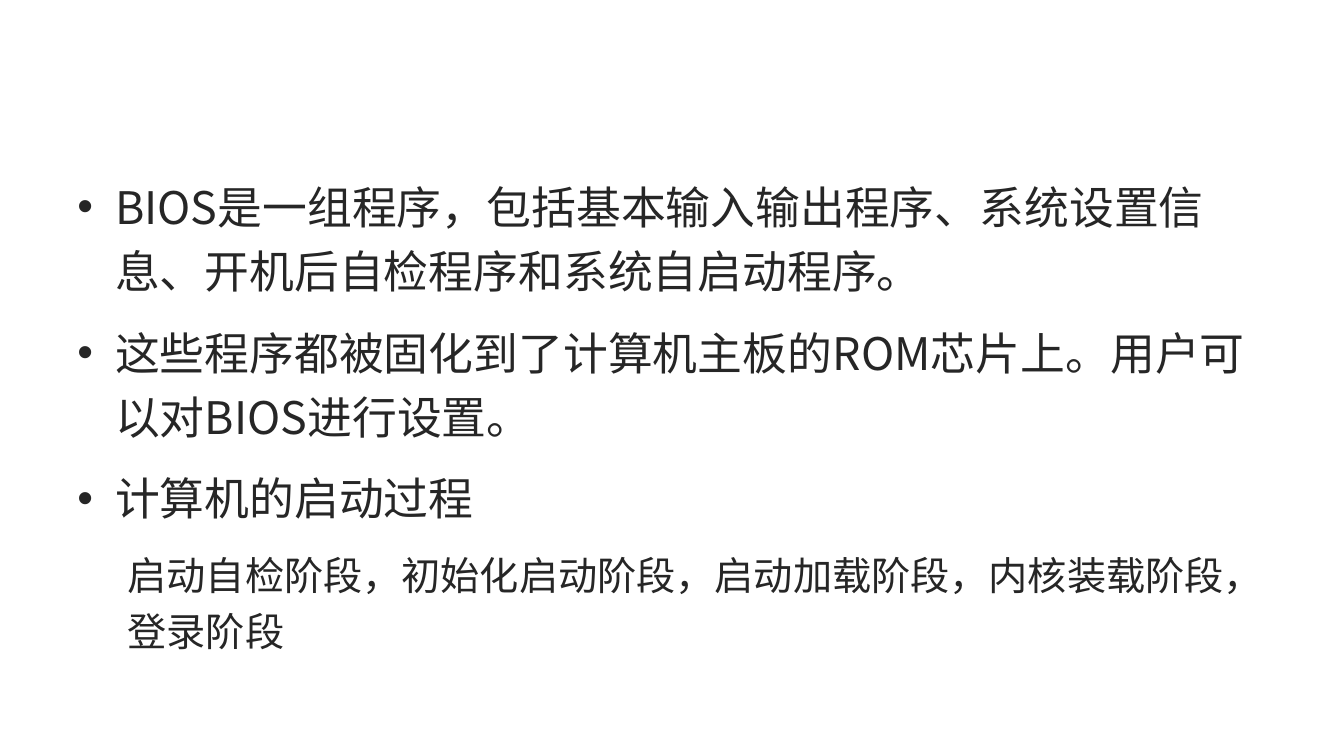
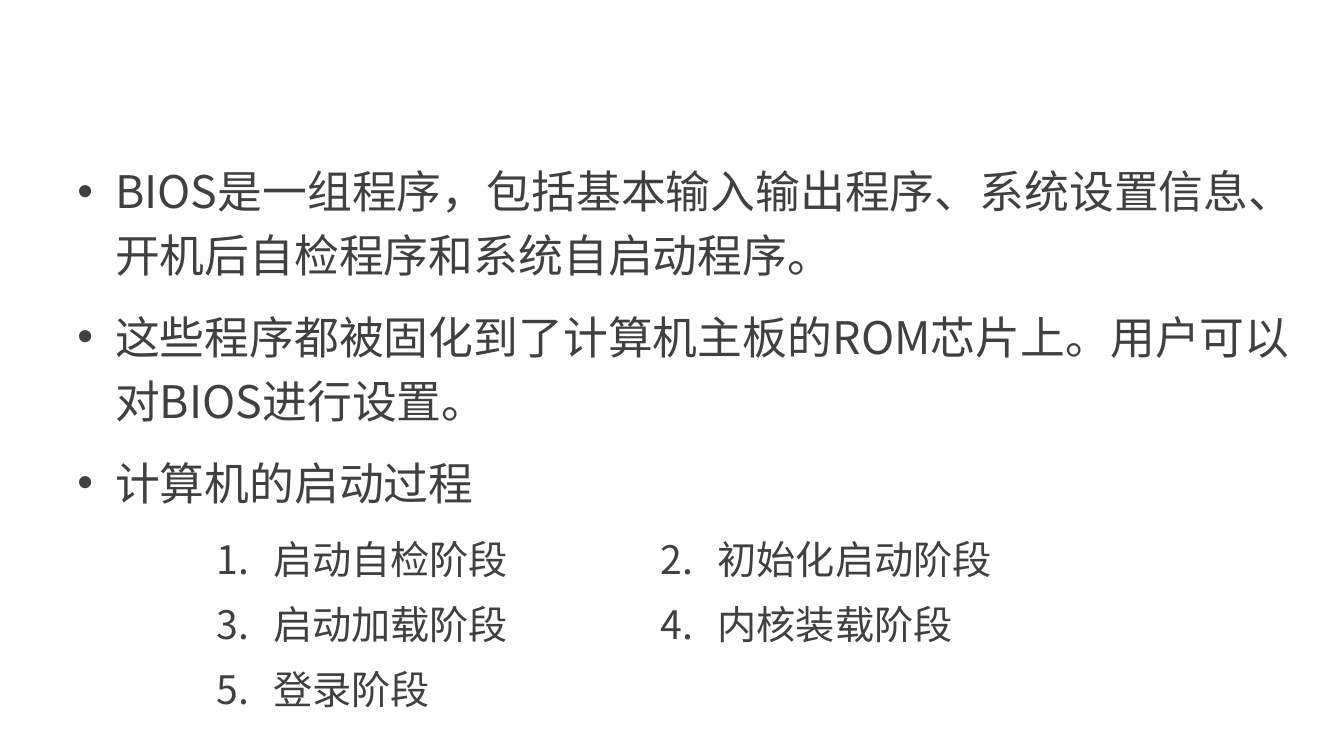
Before and after one commit to edu2act/course-computerIntroduction, a slide deck: slide 5 of materials/slides/ch05.pptx. Drawn at 1344x756 pixels with LibreOffice and Linux fonts; fonts in the diff are those of the drawing; background and template pictures are left out. Boxes give left, top, right and bottom in pixels: in the first picture for what was removed or moved away, otherwise in the second. Text is boxed around its words. In the diff, an @@ line names an element or a change of style, - is before the commit and + after.

```diff
--- a/materials/slides/ch05.pptx
+++ b/materials/slides/ch05.pptx
@@ text "BIOS是一组程序，包括基本输入输出程序、系统设置信息、开机后自检程序和系统自启动程序。": place and size @@
-text "BIOS是一组程序，包括基本输入输出程序、系统设置信息、开机后自检程序和系统自启动程序。" at box(115, 186, 1263, 650)
+text "BIOS是一组程序，包括基本输入输出程序、系统设置信息、开机后自检程序和系统自启动程序。" at box(115, 170, 1293, 504)
@@ text "BIOS是一组程序，包括基本输入输出程序、系统设置信息、开机后自检程序和系统自启动程序。" at box(115, 170, 1293, 504): text colour #262626 to #404040 @@
@@ text at box(128, 557, 1263, 650): paragraph removed @@
-  启动自检阶段，初始化启动阶段，启动加载阶段，内核装载阶段，登录阶段
@@ text added at box(273, 541, 508, 708), 28 pt, text #404040 @@
+  1. 启动自检阶段
+  2. 启动加载阶段
+  3. 登录阶段
@@ text added at box(718, 541, 992, 643), 28 pt, text #404040 @@
+  2. 初始化启动阶段
+  3. 内核装载阶段
```
Also in this commit, not shown: 15 other slides changed, 17 slides added, 1 slide removed, 1 other file.
